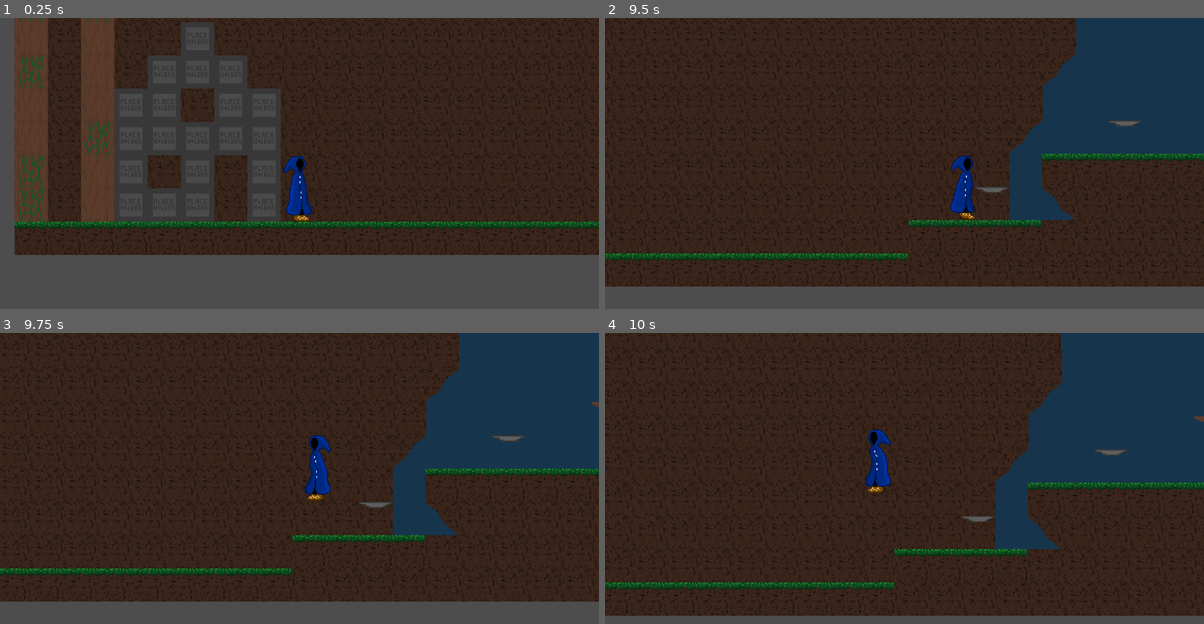
Above: before the commit, frames 1-4 (two rows, left to right).
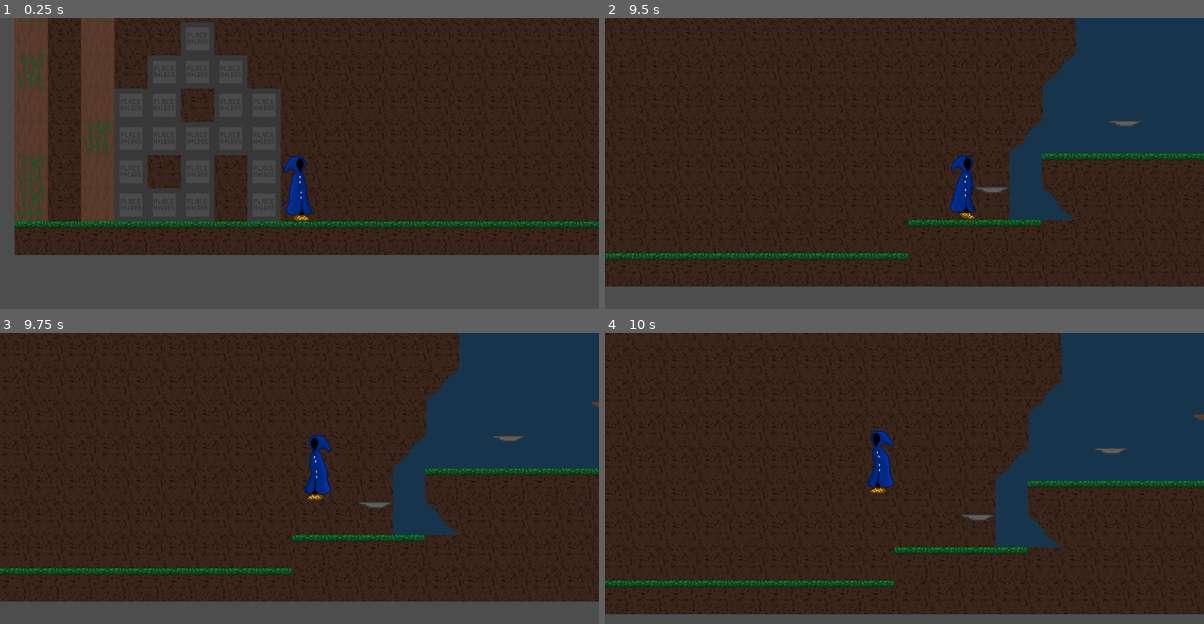
Above: after the commit, the same moments.

Repository: Maurice438361/Nyctophobia-YOGduo
Game: Godot game, scene res://world.tscn
Same seed, same stepped clock (60 frames per second), same inputs: the game is played once before the commit and once after it.
Inputs:
- Up to frame 1 (0.25 s): no input
- Up to frame 2 (9.5 s): tap Enter at 0.5 s; hold D (Right) 0.53-2.03 s; tap Space (Jump) at 0.6, 0.77, 1.07, 1.35, 1.52, 1.82, 2.1, 2.85, 3.02, 3.32, 3.6, 3.77, 4.07, 4.35, 4.52, 4.82, 5.1, 5.85, 6.02, 6.32, 6.6, 6.77, 7.07, 7.35, 7.52, 7.82, 8.1, 8.85, 9.02, 9.32 s; hold A (Left) 2.03-2.78 s; hold D (Right) 2.78-4.28 s; hold A (Left) 4.28-5.03 s; hold D (Right) 5.03-5.78 s; hold A (Left) 5.78-7.28 s; hold D (Right) from 7.28 s (still down)
- Up to frame 3 (9.75 s): release D (Right) at 9.53 s; hold A (Left) from 9.53 s (still down); tap Space (Jump) at 9.6 s
- Up to frame 4 (10 s): keep holding A (Left); tap Space (Jump) at 9.77 s

Frames 1-3 are identical in both runs. In frame 4, 4.4% of the frame differs, in the area x 0-100%, y 0-98%.

Commit message:
Made some ajustments to the wall jump and implemented ledge but not ledge pull up.

Diff:
--- a/NyctophobiaPlayer.tscn
+++ b/NyctophobiaPlayer.tscn
@@ -97,7 +97,7 @@
 "duration": 1.0,
 "texture": SubResource("AtlasTexture_27oiw")
 }],
-"loop": true,
+"loop": false,
 "name": &"Jump",
 "speed": 5.0
 }, {
@@ -143,11 +143,23 @@
 [sub_resource type="CapsuleShape2D" id="CapsuleShape2D_3evso"]
 height = 50.0
 
+[sub_resource type="SegmentShape2D" id="SegmentShape2D_3evso"]
+a = Vector2(11, 4)
+b = Vector2(-11, 4)
+
+[sub_resource type="SegmentShape2D" id="SegmentShape2D_t1ppf"]
+a = Vector2(-11, 22)
+b = Vector2(11, 22)
+
+[sub_resource type="SegmentShape2D" id="SegmentShape2D_kekkd"]
+a = Vector2(-10, -13)
+b = Vector2(12, -13)
+
 [node name="CharacterBody2D" type="CharacterBody2D"]
+collision_layer = 2
 script = ExtResource("2_t1ppf")
 WALL_JUMP_FORCE = 300
 WALL_PUSH_FORCE = 100
-WALL_JUMP_GRACE = 1.0
 
 [node name="AnimatedSprite2D" type="AnimatedSprite2D" parent="."]
 sprite_frames = SubResource("SpriteFrames_oay2s")
@@ -166,18 +178,19 @@
 position = Vector2(0, 7)
 shape = SubResource("CapsuleShape2D_3evso")
 
-[node name="RayCastRightTop" type="RayCast2D" parent="."]
-position = Vector2(7, -8)
-target_position = Vector2(4, 0)
+[node name="TopCollisionChecker" type="Area2D" parent="."]
 
-[node name="RayCastRightBottom" type="RayCast2D" parent="."]
-position = Vector2(7, 22)
-target_position = Vector2(4, 0)
+[node name="CollisionShape2D" type="CollisionShape2D" parent="TopCollisionChecker"]
+position = Vector2(0, -12)
+shape = SubResource("SegmentShape2D_3evso")
 
-[node name="RayCastLeftBottom" type="RayCast2D" parent="."]
-position = Vector2(-7, 22)
-target_position = Vector2(-4, 0)
+[node name="BottomCollisionChecker" type="Area2D" parent="."]
 
-[node name="RayCastLeftTop" type="RayCast2D" parent="."]
-position = Vector2(-7, -8)
-target_position = Vector2(-4, 0)
+[node name="CollisionShape2D" type="CollisionShape2D" parent="BottomCollisionChecker"]
+shape = SubResource("SegmentShape2D_t1ppf")
+
+[node name="LedgeCollisionChecker" type="Area2D" parent="."]
+
+[node name="CollisionShape2D" type="CollisionShape2D" parent="LedgeCollisionChecker"]
+position = Vector2(-1, 1)
+shape = SubResource("SegmentShape2D_kekkd")
--- a/assets/Player sprite/nyctophobia_player.gd
+++ b/assets/Player sprite/nyctophobia_player.gd
@@ -4,14 +4,30 @@
 @export var SPEED : int = 150
 @export var GRAVITY : int = 900
 @export var JUMP_FORCE : int = 300
-@export var WALL_CLING_TIME : float = 1
+@export var WALL_CLING_TIME : float = 0.2
 @export var WALL_JUMP_FORCE : int = 200
 @export var WALL_PUSH_FORCE : int = 300
-@export var WALL_JUMP_GRACE : float = 0.5
+@export var WALL_JUMP_GRACE : float = 0.2
 
 var WallCling = false
 var WallClingRest = false
-var WallJumped = false
+var CantWalk = false
+var HangingFromWall = false
+var LedgeGrabRest = false
+
+@onready var wall_check_top = $TopCollisionChecker
+@onready var wall_check_bottom = $BottomCollisionChecker
+@onready var ledge_check = $LedgeCollisionChecker
+
+func is_touching_wall_full_side() -> bool:
+	var top_overlapping = wall_check_top.has_overlapping_bodies()
+	var bottom_overlapping = wall_check_bottom.has_overlapping_bodies()
+	return top_overlapping and bottom_overlapping
+
+func is_touching_ledge_side() -> bool:
+	var wall_side_touched = wall_check_top.has_overlapping_bodies()
+	var ledge_clear = !ledge_check.has_overlapping_bodies()
+	return wall_side_touched and ledge_clear
 
 func _physics_process(delta):
 
@@ -19,14 +35,14 @@
 
 	var direction = Input.get_axis("Left", "Right")
 
-	if direction and !WallJumped:
+	if direction and !CantWalk:
 
 		velocity.x = direction * SPEED
 
 		if is_on_floor():
 			$AnimatedSprite2D.play("Run")
 
-	elif !WallJumped:
+	elif !CantWalk:
 
 		velocity.x = 0
 
@@ -42,7 +58,7 @@
 
 	#Gravity
 
-	if !is_on_floor() and !WallCling:
+	if !is_on_floor() and !WallCling and !HangingFromWall:
 
 		velocity.y += GRAVITY * delta
 
@@ -54,32 +70,59 @@
 
 		$AnimatedSprite2D.play("Jump")
 
+	#LedgeGrab
+
+	if !is_on_floor() and velocity.y > 0 and is_touching_ledge_side() and !LedgeGrabRest:
+		LedgeGrabRest = true
+		CantWalk = true
+		velocity.y = 0
+		HangingFromWall = true
+
+	if WallClingRest and !is_touching_ledge_side() or WallClingRest and is_on_floor():
+		WallClingRest = false
+
+	if HangingFromWall:
+		var wallCollisionSide = get_wall_normal()
+		if Input.is_action_pressed("Down") or wallCollisionSide == Vector2(1.0,0.0) and Input.is_action_pressed("Right") or wallCollisionSide == Vector2(-1.0,0.0) and Input.is_action_pressed("Left"):
+			CantWalk = false
+			HangingFromWall = false
+
+		if Input.is_action_pressed("Up") or Input.is_action_just_pressed("Jump"):
+			velocity.y = 100
+			velocity.x = direction * 100
+			CantWalk = false
+			HangingFromWall = false
+
 	#WallJump
 
-	if !is_on_floor() and !WallClingRest and velocity.y > 0:
-		if $RayCastLeftBottom.is_colliding() and $RayCastLeftTop.is_colliding() or $RayCastRightBottom.is_colliding() and $RayCastRightTop:
-			if $RayCastLeftBottom.get_collider() == $RayCastLeftTop.get_collider() or $RayCastRightBottom.get_collider() == $RayCastLeftTop.get_collider():
-				var wallCollisionSide = get_wall_normal()
-				if wallCollisionSide == Vector2(1.0,0.0) and Input.is_action_pressed("Left") or wallCollisionSide == Vector2(-1.0,0.0) and Input.is_action_pressed("Right"):
-					WallCling = true
-					WallClingRest = true
-					velocity.y = 0
-					await get_tree().create_timer(WALL_CLING_TIME).timeout
-					WallCling = false
+	if !is_on_floor() and !WallClingRest and velocity.y > 0 and is_touching_wall_full_side():
+		var wallCollisionSide = get_wall_normal()
+		if wallCollisionSide == Vector2(1.0,0.0) and Input.is_action_pressed("Left") or wallCollisionSide == Vector2(-1.0,0.0) and Input.is_action_pressed("Right"):
+			WallCling = true
+			WallClingRest = true
+			velocity.y = 0
+			await get_tree().create_timer(WALL_CLING_TIME).timeout
+			WallCling = false
 
 
-	if is_on_floor() and WallClingRest:
-		WallClingRest = false
+	if WallClingRest:
+		if is_on_floor():
+			WallClingRest = false
 
-	if !is_on_wall() and WallClingRest:
-		WallCling = false
+		if !is_on_wall():
+			WallCling = false
 
-	if WallCling and Input.is_action_just_pressed("Jump"):
-		WallCling = false
-		WallJumped = true
-		velocity.y -= WALL_JUMP_FORCE
-		velocity.x = get_wall_normal().x * WALL_PUSH_FORCE
-		await get_tree().create_timer(WALL_JUMP_GRACE).timeout
-		WallJumped = false
+	if WallCling:
+		var wallCollisionSide = get_wall_normal()
+		if  wallCollisionSide == Vector2(1.0,0.0) and !Input.is_action_pressed("Left") or wallCollisionSide == Vector2(-1.0,0.0) and !Input.is_action_pressed("Right"):
+			WallCling = false
+
+		if Input.is_action_just_pressed("Jump"):
+			WallCling = false
+			CantWalk = true
+			velocity.y -= WALL_JUMP_FORCE
+			velocity.x = get_wall_normal().x * WALL_PUSH_FORCE
+			await get_tree().create_timer(WALL_JUMP_GRACE).timeout
+			CantWalk = false
 
 	move_and_slide()
--- a/project.godot
+++ b/project.godot
@@ -40,6 +40,18 @@
 , Object(InputEventKey,"resource_local_to_scene":false,"resource_name":"","device":-1,"window_id":0,"alt_pressed":false …(183 unchanged characters)…
 ]
 }
+Down={
+"deadzone": 0.2,
+"events": [Object(InputEventKey,"resource_local_to_scene":false,"resource_name":"","device":-1,"window_id":0,"alt_pressed":false,"shift_pressed":false,"ctrl_pressed":false,"meta_pressed":false,"pressed":false,"keycode":0,"physical_keycode":83,"key_label":0,"unicode":115,"location":0,"echo":false,"script":null)
+, Object(InputEventKey,"resource_local_to_scene":false,"resource_name":"","device":-1,"window_id":0,"alt_pressed":false,"shift_pressed":false,"ctrl_pressed":false,"meta_pressed":false,"pressed":false,"keycode":0,"physical_keycode":4194322,"key_label":0,"unicode":0,"location":0,"echo":false,"script":null)
+]
+}
+Up={
+"deadzone": 0.2,
+"events": [Object(InputEventKey,"resource_local_to_scene":false,"resource_name":"","device":-1,"window_id":0,"alt_pressed":false,"shift_pressed":false,"ctrl_pressed":false,"meta_pressed":false,"pressed":false,"keycode":0,"physical_keycode":87,"key_label":0,"unicode":119,"location":0,"echo":false,"script":null)
+, Object(InputEventKey,"resource_local_to_scene":false,"resource_name":"","device":-1,"window_id":0,"alt_pressed":false,"shift_pressed":false,"ctrl_pressed":false,"meta_pressed":false,"pressed":false,"keycode":0,"physical_keycode":4194320,"key_label":0,"unicode":0,"location":0,"echo":false,"script":null)
+]
+}
 
 [rendering]
 
Not shown: 1 places in NyctophobiaPlayer.tscn that only renumber resources
